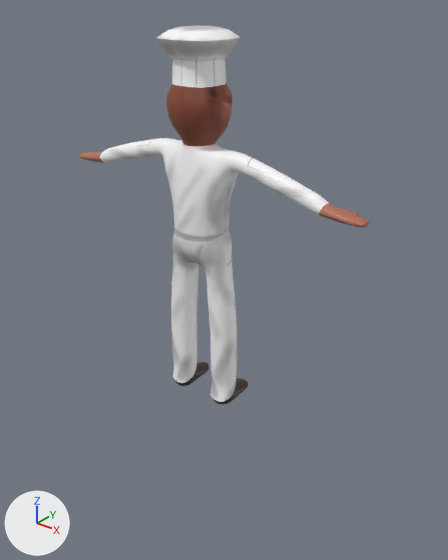
Renders of the Blender file mynamechefparts.blend from each side of a commit.
Before and after are seen from a 50 mm camera at (5.68, -6.57, 6.79) aimed at (0.03, 0.49, 2.42). Lighting does not change. The marker at lower left points along +X, +Y and +Z.

Objects in the first picture: 'Head chef', 'Left Arm', 'Left leg', 'Right Arm', 'Right Leg', 'torso'.
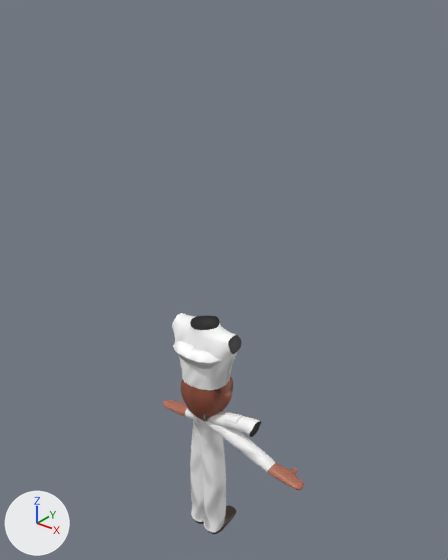
Edits to the bpy script that builds the scene:
```text
Change me_plane:
    where me_plane.from_pydata(...)  # 344 vertices, 309 faces; spans x -0.62..0.62, y -0.38..0.38, z -0.54..1.34
    used by ob_torso; location = (0.0, 0.0, 3.4)
    me_plane part 4: the whole mesh is moved by (0.0, 0.0, 3.4)
Change me_plane_002:
    where me_plane_002.from_pydata(...)  # 713 vertices, 705 faces; spans x -2.64..-0.57, y -0.15..0.3, z 0.67..1.29
    used by ob_left_arm; location = (0.0, 0.0, 3.4)
    me_plane_002 part 2: the whole mesh is moved by (0.0, 0.0, 3.4)
Change me_plane_003:
    where me_plane_003.from_pydata(...)  # 713 vertices, 705 faces; spans x 0.57..2.64, y -0.15..0.3, z 0.68..1.29
    used by ob_right_arm; location = (0.0, 0.0, 3.4)
    me_plane_003 part 5: the whole mesh is moved by (0.0, 0.0, 3.4)
Change me_plane_004:
    where me_plane_004.from_pydata(...)  # 577 vertices, 569 faces; spans x -0.63..-0.11, y -0.31..0.57, z -2.94..0.04
    used by ob_left_leg; location = (0.0, 0.0, 3.4)
    me_plane_004 part 3: the whole mesh is moved by (0.0, 0.0, 3.4)
Change me_plane_005:
    where me_plane_005.from_pydata(...)  # 593 vertices, 569 faces; spans x 0.11..0.63, y -0.31..0.57, z -2.91..0.04
    used by ob_right_leg; location = (0.0, 0.0, 3.4)
    me_plane_005 part 1: the whole mesh is moved by (0.0, 0.0, 3.4)
Change ob_torso:
    ob_torso.location: (0.0, 0.0, 3.4) -> (-0.01, 0.07, -2.94)
Change ob_head_chef:
    ob_head_chef.location: (0.0, 0.0, 5.54) -> (0.0, 0.07, 0.81)
Change ob_left_arm:
    ob_left_arm.location: (0.0, 0.0, 3.4) -> (1.68, 0.0, -4.31)
Change ob_right_arm:
    ob_right_arm.location: (0.0, 0.0, 3.4) -> (-0.62, 0.0, -4.57)
Change ob_left_leg:
    ob_left_leg.location: (0.0, 0.0, 3.4) -> (0.25, 0.07, -3.12)
Change ob_right_leg:
    ob_right_leg.location: (0.0, 0.0, 3.4) -> (-0.27, 0.07, -3.18)
```

Pixel boxes [x1, y1, x2, y2] of what changed, in the pictures (448 x 560 px):
'torso', moved: before [162, 139, 238, 266]; after [172, 313, 241, 421]
'Head chef', moved: before [156, 25, 240, 146]; after [173, 341, 233, 421]
'Right Leg', moved: before [200, 232, 248, 405]; after [194, 416, 236, 534]
'Left leg', moved: before [171, 235, 209, 386]; after [190, 415, 205, 524]
'Right Arm', moved: before [226, 151, 369, 228]; after [206, 421, 304, 490]
'Left Arm', moved: before [79, 138, 169, 163]; after [163, 400, 261, 437]
